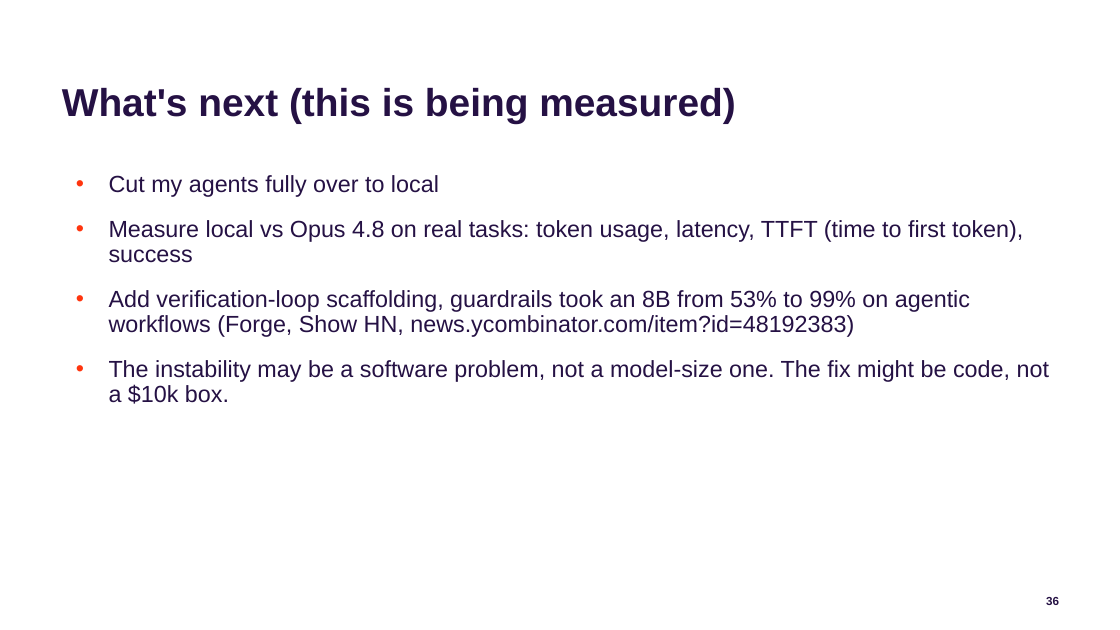
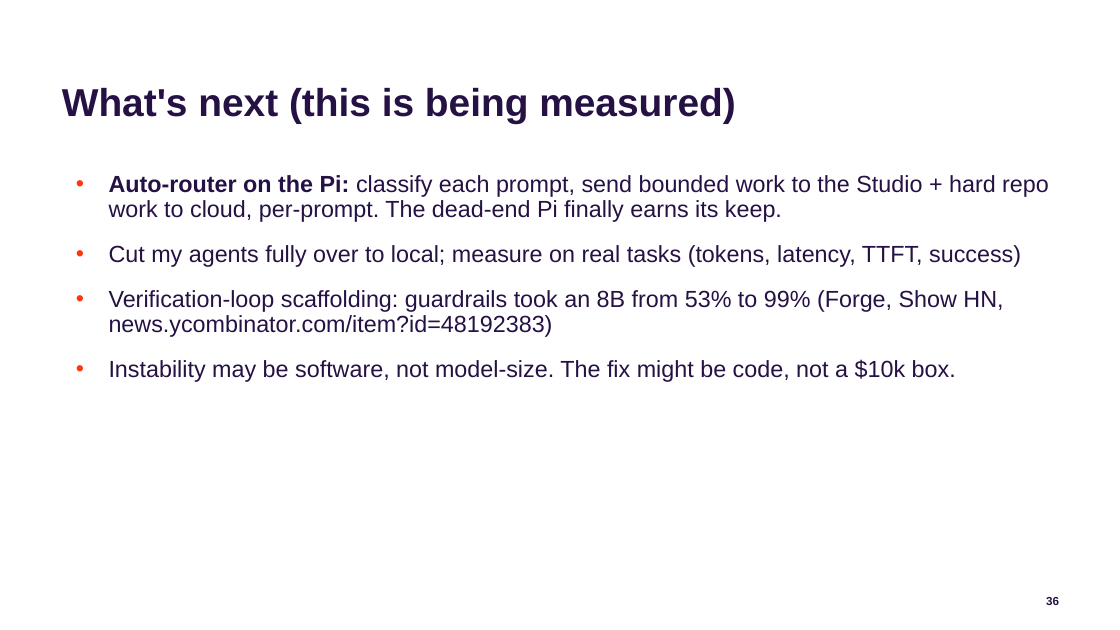
Before and after one commit to jconnolly/local-llm-pi5, a slide deck: slide 36 of local-llm-datasociety.pptx. Drawn at 1120x630 pixels with LibreOffice and Linux fonts; fonts in the diff are those of the drawing; background and template pictures are left out. Boxes give left, top, right and bottom in pixels: in the first picture for what was removed or moved away, otherwise in the second. Text is boxed around its words. In the diff, an @@ line names an element or a change of style, - is before the commit and + after.

Commit message:
Add Pi auto-router to next-steps + explain SWE-bench (what it is, %=tests pass, not speed)

```diff
--- a/local-llm-datasociety.pptx
+++ b/local-llm-datasociety.pptx
@@ text at [109, 175, 1049, 382]: text changed @@
-• Cut my agents fully over to local
-• Measure local vs Opus 4.8 on real tasks: token usage, latency, TTFT (time to first token), success
-• Add verification-loop scaffolding, guardrails took an 8B from 53% to 99% on agentic workflows (Forge, Show HN, news.ycombinator.com/item?id=48192383)
-• The instability may be a software problem, not a model-size one. The fix might be code, not a $10k box.
+• Auto-router on the Pi: classify each prompt, send bounded work to the Studio + hard repo work to cloud, per-prompt. The dead-end Pi finally earns its keep.
+• Cut my agents fully over to local; measure on real tasks (tokens, latency, TTFT, success)
+• Verification-loop scaffolding: guardrails took an 8B from 53% to 99% (Forge, Show HN, news.ycombinator.com/item?id=48192383)
+• Instability may be software, not model-size. The fix might be code, not a $10k box.
```
Also in this commit, not shown: 1 other slide changed, 3 other files.
